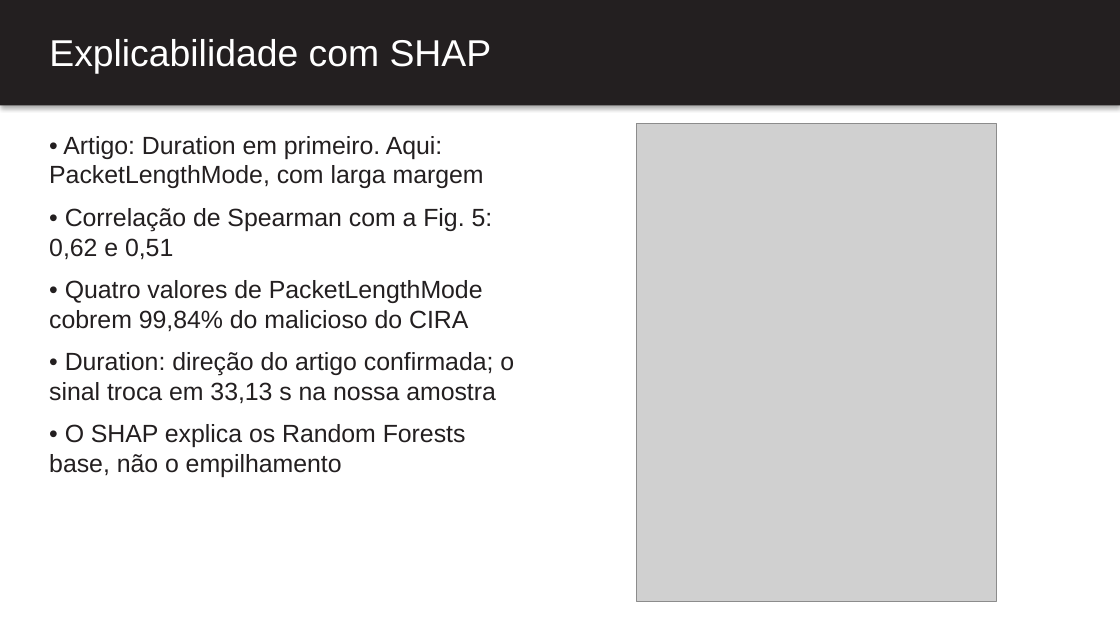
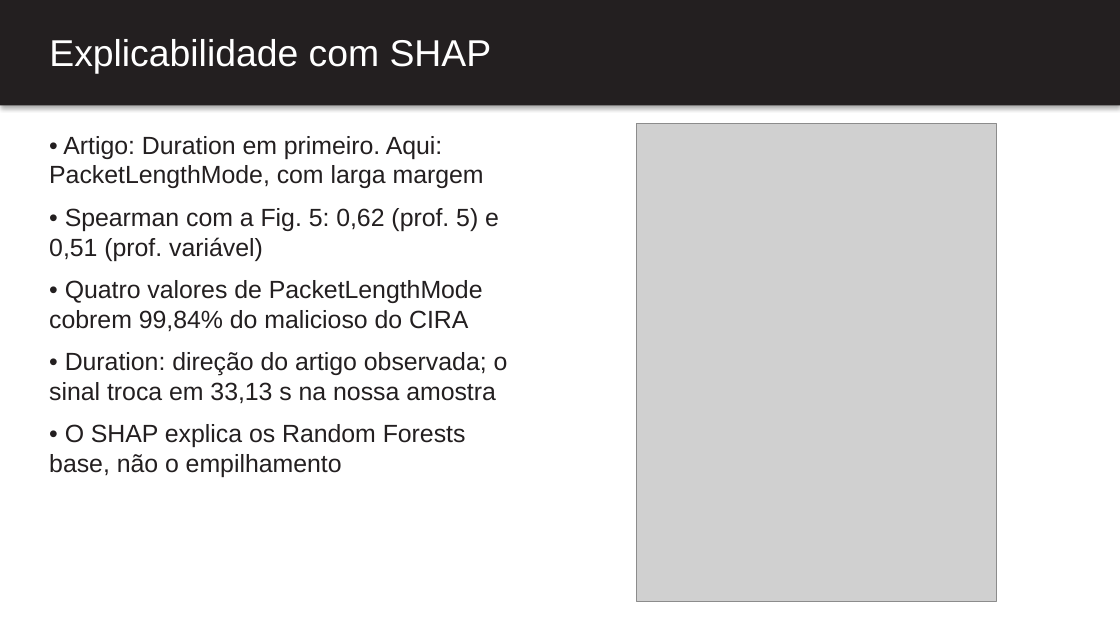
Before and after one commit to BrenoRev/Tecnicas_Ataque_Deteccao_Intrusao, a slide deck: slide 8 of project/report/apresentacao.pptx. Drawn at 1120x630 pixels with LibreOffice and Linux fonts; fonts in the diff are those of the drawing; grey boxes stand for pictures. Boxes give left, top, right and bottom in pixels: in the first picture for what was removed or moved away, otherwise in the second. Text is boxed around its words. In the diff, an @@ line names an element or a change of style, - is before the commit and + after.

```diff
--- a/project/report/apresentacao.pptx
+++ b/project/report/apresentacao.pptx
@@ text at (x1=49, y1=208, x2=499, y2=261): text changed @@
-• Correlação de Spearman com a Fig. 5: 0,62 e 0,51
+• Spearman com a Fig. 5: 0,62 (prof. 5) e 0,51 (prof. variável)
@@ text at (x1=49, y1=352, x2=508, y2=403): text changed @@
-• Duration: direção do artigo confirmada; o sinal troca em 33,13 s na nossa amostra
+• Duration: direção do artigo observada; o sinal troca em 33,13 s na nossa amostra
```
Also in this commit, not shown: 10 other slides changed, 1 other file.
